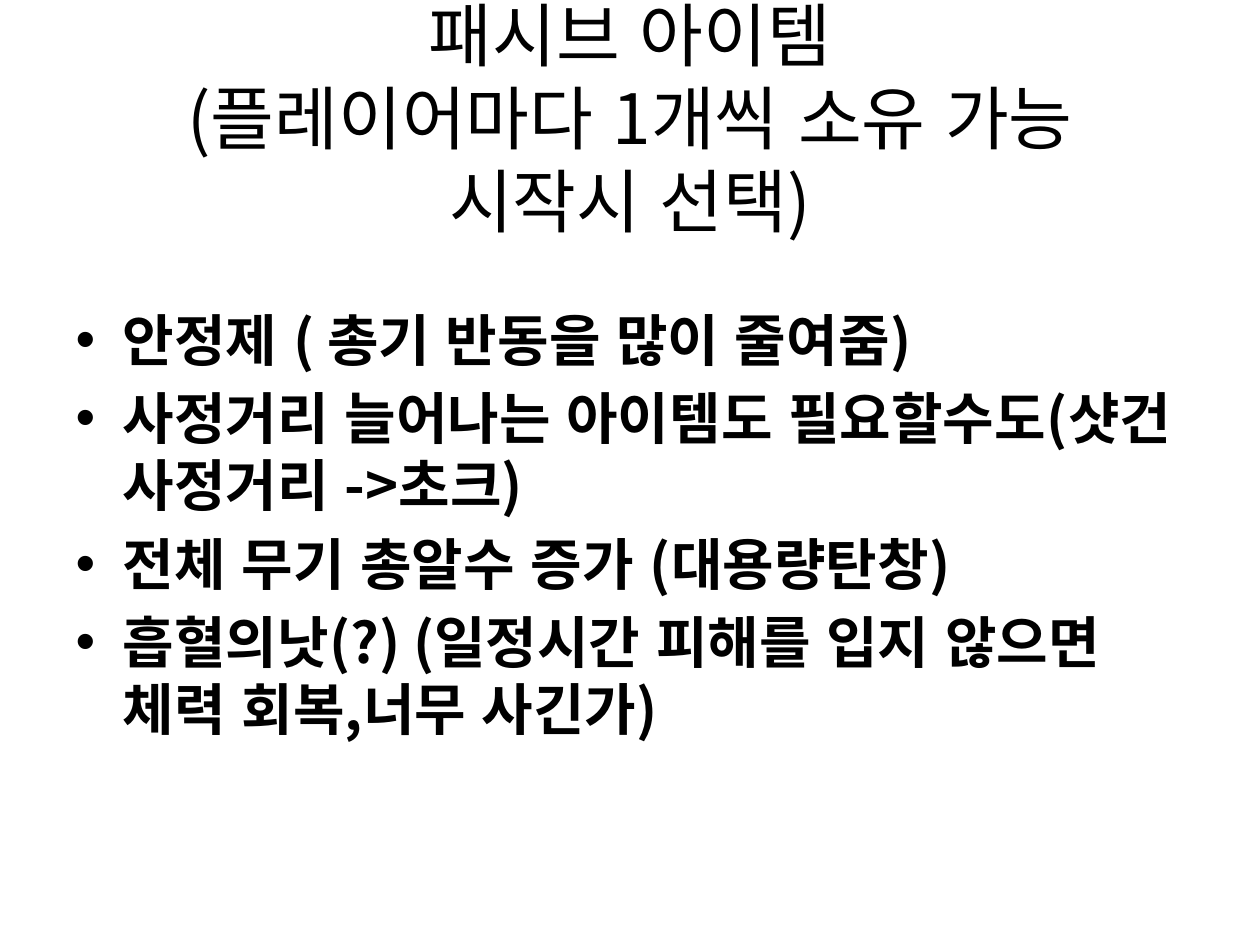
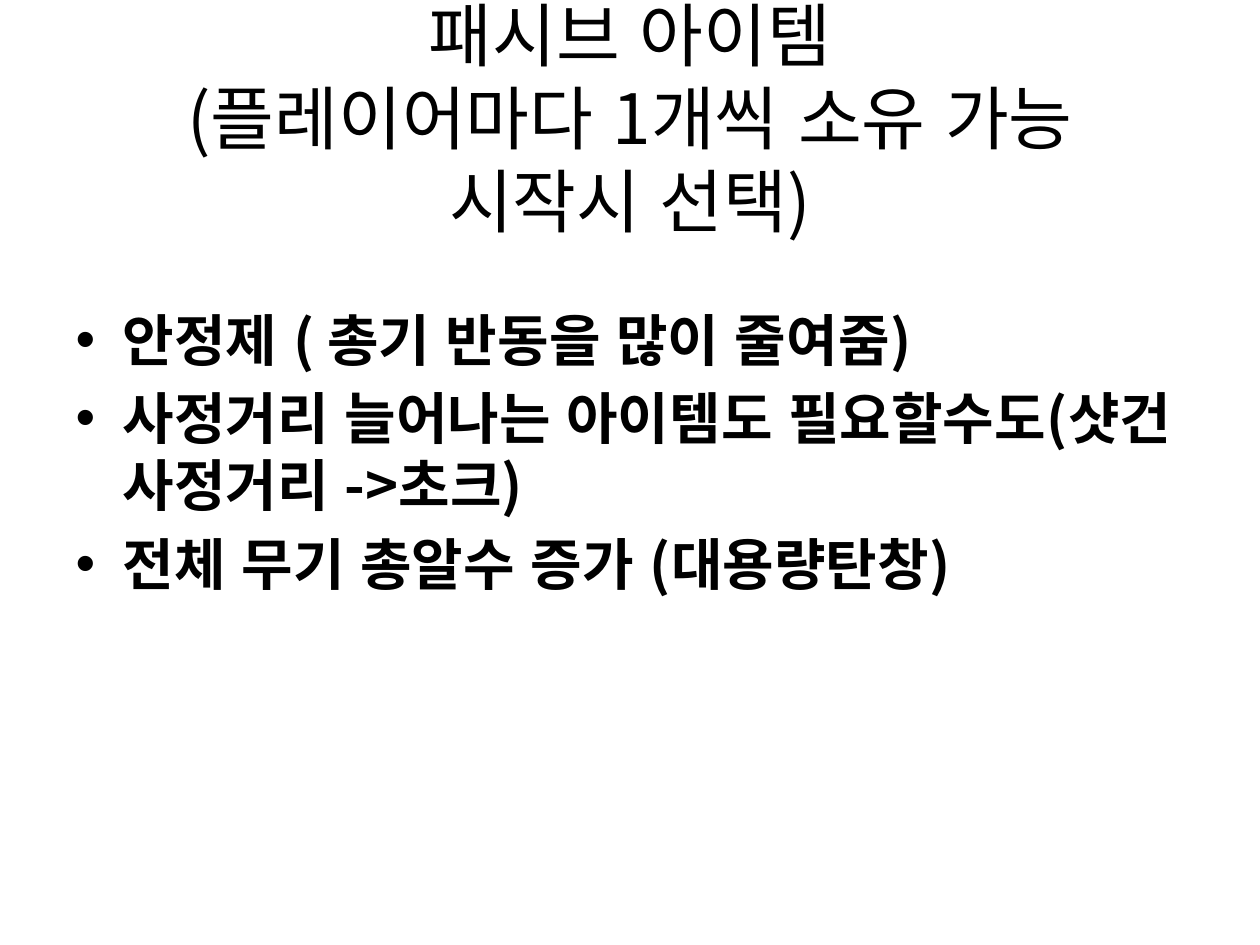
Before and after one commit to gkdlgndpdu/EscapeJail, a slide deck: slide 29 of EscapeJail/Assets/기획/스테이지1기획.pptx. Drawn at 1260x945 pixels with LibreOffice and Linux fonts; fonts in the diff are those of the drawing. Boxes give left, top, right and bottom in pixels: in the first picture for what was removed or moved away, otherwise in the second. Text is boxed around its words. In the diff, an @@ line names an element or a change of style, - is before the commit and + after.

```diff
--- a/EscapeJail/Assets/기획/스테이지1기획.pptx
+++ b/EscapeJail/Assets/기획/스테이지1기획.pptx
@@ text at (123, 615, 1100, 742): paragraph removed @@
-• 흡혈의낫(?) (일정시간 피해를 입지 않으면 체력 회복,너무 사긴가)
```
Also in this commit, not shown: 2 other slides changed, 19 other files.
